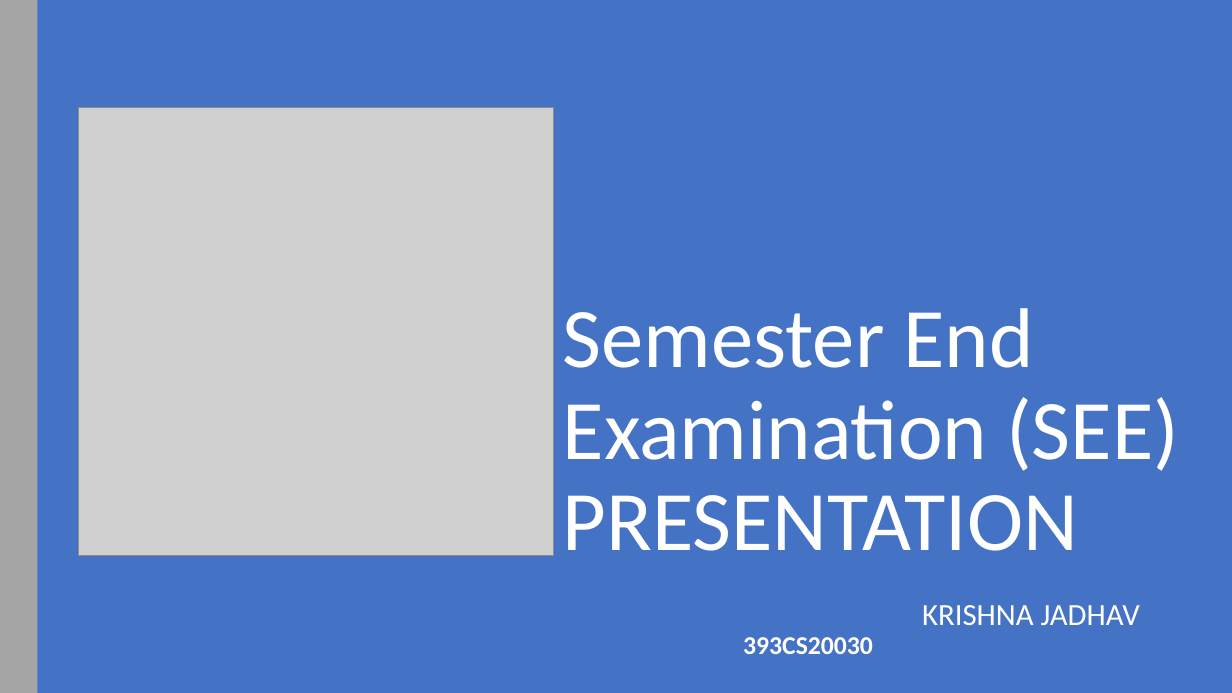
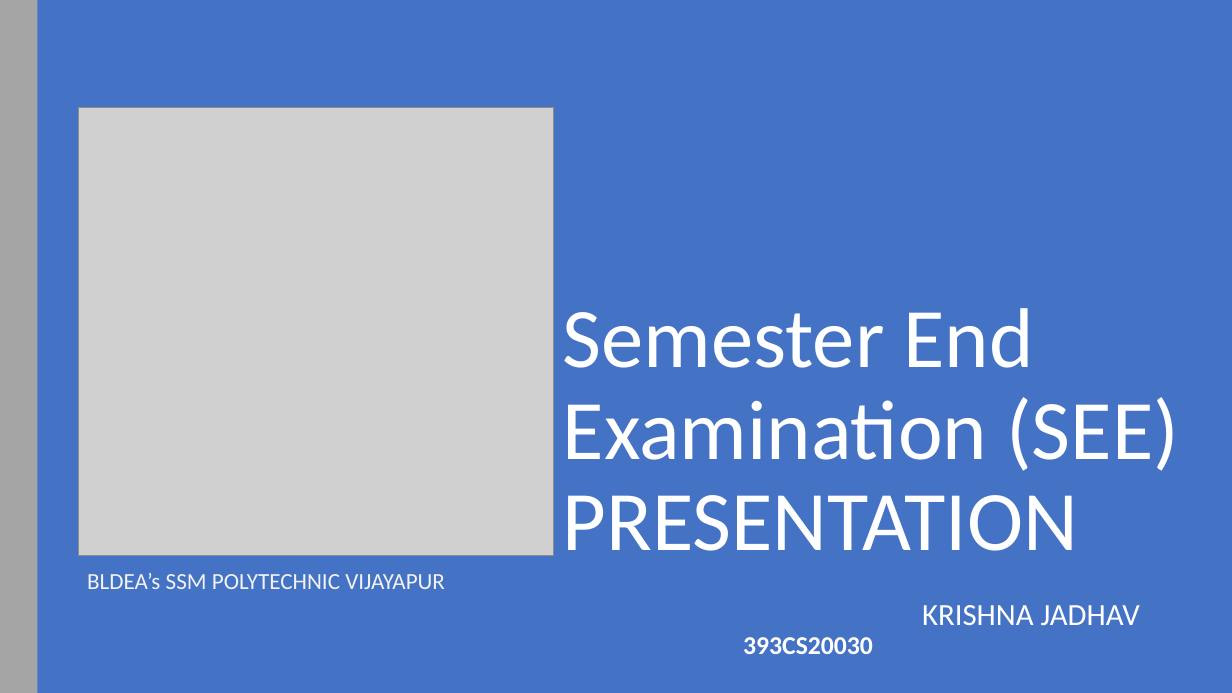
Before and after one commit to krishna-46/6thsem_Internship2023, a slide deck: slide 1 of Reports/SEE PPT's/Final ppt/KRISHNA.pptx. Drawn at 1232x693 pixels with LibreOffice and Linux fonts; fonts in the diff are those of the drawing; grey boxes stand for pictures. Boxes give left, top, right and bottom in pixels: in the first picture for what was removed or moved away, otherwise in the second. Text is boxed around its words. In the diff, an @@ line names an element or a change of style, - is before the commit and + after.

```diff
--- a/Reports/SEE PPT's/Final ppt/KRISHNA.pptx
+++ b/Reports/SEE PPT's/Final ppt/KRISHNA.pptx
@@ text added at (x1=87, y1=573, x2=445, y2=589), 18 pt, text #F2F2F2 @@
+BLDEA’s SSM POLYTECHNIC VIJAYAPUR
```
Also in this commit, not shown: 25 other slides changed, 2 slides added, 1 slide removed, 9 other files.
